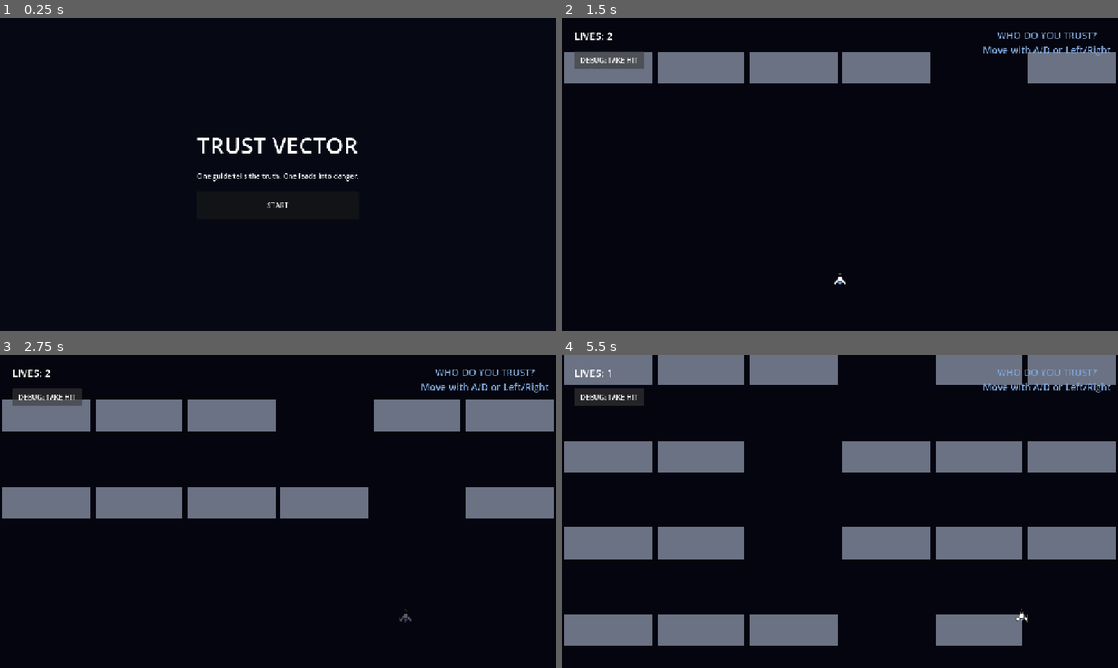
Above: before the commit, frames 1-4 (two rows, left to right).
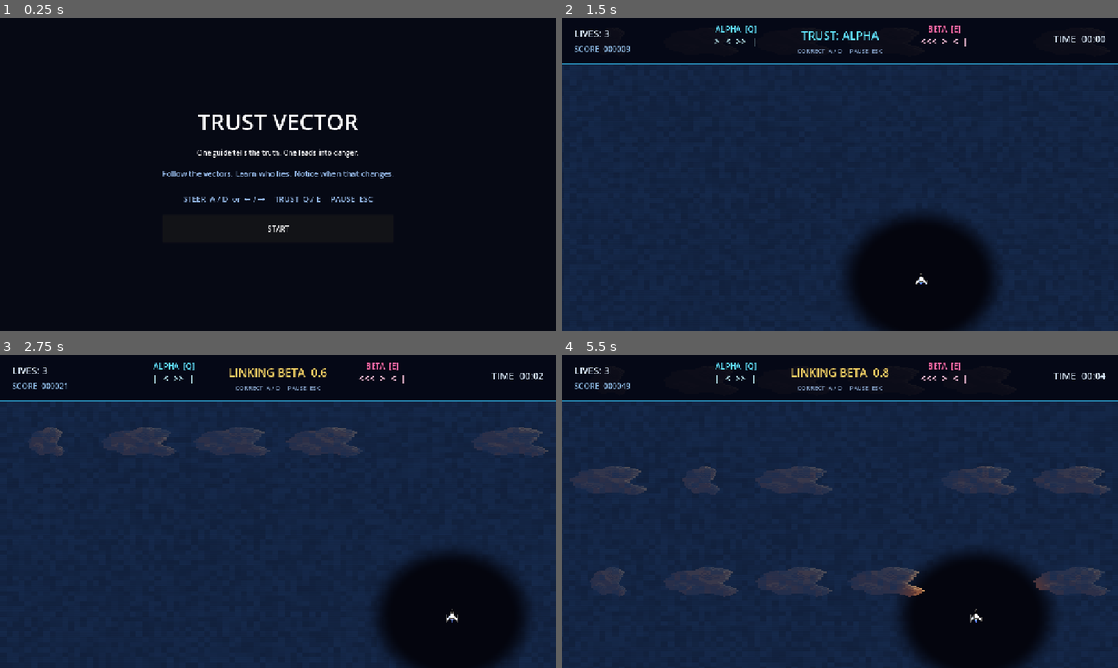
Above: after the commit, the same moments.

Repository: SkylaneGames/brackeys-2026-2
Game: Godot game, scene res://scenes/ui/title_screen.tscn
The game is run twice, just before and just after one commit, with the same random seed, the same clock (stepped at 60 frames per second) and the same inputs.
Inputs (mouse positions are in pixels of both pictures, inside the frame that each line leads up to):
- Up to frame 1 (0.25 s): no input
- Up to frame 2 (1.5 s): click "START" at 0.5 s; click (612, 58) at 1.25 s, where only the run before the commit has a clickable "DEBUG: TAKE HIT"
- Up to frame 3 (2.75 s): hold D (move_right) from 2.03 s (still down); hold Q (trust_alpha, bound only after the commit) from 2.03 s (still down); tap E (trust_beta, bound only after the commit) at 2.3 s
- Up to frame 4 (5.5 s): release D (move_right) at 2.78 s; release Q (trust_alpha, bound only after the commit) at 2.78 s; hold A (move_left) 2.78-3.53 s; tap E (trust_beta, bound only after the commit) at 2.85, 3.8, 4.35, 5.3 s; tap Q (trust_alpha, bound only after the commit) at 3.05, 4.55 s; hold Q (trust_alpha, bound only after the commit) 3.53-4.28 s; hold D (move_right) 3.53-5.03 s; hold A (move_left) from 5.03 s (still down); hold Q (trust_alpha, bound only after the commit) from 5.03 s (still down)

The runs differ from the first frame. In frame 1, 2.3% of the frame differs, in the area x 29-71%, y 30-69%; in frame 2, 82%; in frame 3, 80%; in frame 4, 88%, in the area x 0-100%, y 0-100%.

Commit message:
git commit -m "First increment towards 'trusting' AI"

Diff:
--- a/src/project.godot
+++ b/src/project.godot
@@ -46,6 +46,16 @@
 "events": [Object(InputEventKey,"resource_local_to_scene":false,"resource_name":"","device":16,"window_id":0,"alt_press …(195 unchanged characters)…
 ]
 }
+trust_alpha={
+"deadzone": 0.5,
+"events": [Object(InputEventKey,"resource_local_to_scene":false,"resource_name":"","device":16,"window_id":0,"alt_pressed":false,"shift_pressed":false,"ctrl_pressed":false,"meta_pressed":false,"pressed":false,"keycode":0,"physical_keycode":81,"key_label":0,"unicode":113,"location":0,"echo":false,"script":null)
+]
+}
+trust_beta={
+"deadzone": 0.5,
+"events": [Object(InputEventKey,"resource_local_to_scene":false,"resource_name":"","device":16,"window_id":0,"alt_pressed":false,"shift_pressed":false,"ctrl_pressed":false,"meta_pressed":false,"pressed":false,"keycode":0,"physical_keycode":69,"key_label":0,"unicode":101,"location":0,"echo":false,"script":null)
+]
+}
 
 [physics]
 
--- a/src/scenes/asteroids/asteroid.tscn
+++ b/src/scenes/asteroids/asteroid.tscn
@@ -1,6 +1,7 @@
-[gd_scene format=3 uid="uid://co1ifmdmpkc6m"]
+[gd_scene load_steps=4 format=3 uid="uid://co1ifmdmpkc6m"]
 
 [ext_resource type="Script" uid="uid://rt4s3nyucclk" path="res://scripts/asteroids/asteroid.gd" id="1_asteroid"]
+[ext_resource type="Texture2D" uid="uid://bv1mc18j27d7b" path="res://assets/sprites/asteroid_1.png" id="2_texture"]
 
 [sub_resource type="RectangleShape2D" id="RectangleShape2D_asteroid"]
 size = Vector2(112, 72)
@@ -10,9 +11,9 @@
 input_pickable = false
 script = ExtResource("1_asteroid")
 
-[node name="Box" type="Polygon2D" parent="." unique_id=185559610]
-color = Color(0.42, 0.45, 0.52, 1)
-polygon = PackedVector2Array(-56, -36, 56, -36, 56, 36, -56, 36)
+[node name="Sprite2D" type="Sprite2D" parent="."]
+scale = Vector2(3.5, 2.25)
+texture = ExtResource("2_texture")
 
 [node name="CollisionShape2D" type="CollisionShape2D" parent="." unique_id=908428376]
 shape = SubResource("RectangleShape2D_asteroid")
--- a/src/scenes/levels/asteroid_level.tscn
+++ b/src/scenes/levels/asteroid_level.tscn
@@ -3,11 +3,17 @@
 [ext_resource type="Script" uid="uid://xnnmojxqbril" path="res://scripts/levels/asteroid_level.gd" id="1"]
 [ext_resource type="PackedScene" uid="uid://4tafg0sl2ysx" path="res://scenes/player/player.tscn" id="2"]
 [ext_resource type="PackedScene" uid="uid://co1ifmdmpkc6m" path="res://scenes/asteroids/asteroid.tscn" id="3"]
+[ext_resource type="Shader" path="res://shaders/sensor_fog.gdshader" id="4_fog"]
+
+[sub_resource type="ShaderMaterial" id="ShaderMaterial_fog"]
+shader = ExtResource("4_fog")
 
 [node name="AsteroidLevel" type="Node2D" unique_id=2096419723]
 script = ExtResource("1")
 asteroid_scene = ExtResource("3")
-row_spacing = 200.0
+asteroid_fall_speed = 115.0
+row_spacing = 230.0
+maximum_fall_speed = 220.0
 player_scene = ExtResource("2")
 
 [node name="Background" type="ColorRect" parent="." unique_id=713196841]
@@ -25,34 +31,125 @@
 [node name="AsteroidSpawnTimer" type="Timer" parent="." unique_id=1113731076]
 unique_name_in_owner = true
 
-[node name="Placeholder" type="Label" parent="." unique_id=2041245781]
-offset_left = 963.0
-offset_top = 24.0
-offset_right = 1270.0
-offset_bottom = 94.0
-theme_override_colors/font_color = Color(0.5, 0.65, 0.85, 1)
-theme_override_font_sizes/font_size = 22
-text = "WHO DO YOU TRUST?
-Move with A/D or Left/Right"
-horizontal_alignment = 1
+[node name="FogLayer" type="CanvasLayer" parent="."]
+layer = 1
+
+[node name="FogField" type="ColorRect" parent="FogLayer"]
+unique_name_in_owner = true
+material = SubResource("ShaderMaterial_fog")
+offset_right = 1280.0
+offset_top = 108.0
+offset_bottom = 720.0
+mouse_filter = 2
 
 [node name="HUD" type="CanvasLayer" parent="." unique_id=1844752192]
+layer = 2
+
+[node name="TopShade" type="ColorRect" parent="HUD"]
+offset_right = 1280.0
+offset_bottom = 108.0
+mouse_filter = 2
+color = Color(0.02, 0.035, 0.09, 0.94)
+
+[node name="Divider" type="ColorRect" parent="HUD"]
+offset_top = 104.0
+offset_right = 1280.0
+offset_bottom = 108.0
+mouse_filter = 2
+color = Color(0.2, 0.7, 0.9, 0.75)
 
 [node name="LivesLabel" type="Label" parent="HUD" unique_id=482107304]
 unique_name_in_owner = true
 offset_left = 28.0
-offset_top = 24.0
-offset_right = 200.0
-offset_bottom = 64.0
-theme_override_font_sizes/font_size = 24
+offset_top = 20.0
+offset_right = 218.0
+offset_bottom = 55.0
+theme_override_colors/font_color = Color(0.88, 0.94, 1, 1)
+theme_override_font_sizes/font_size = 22
 text = "LIVES: 3"
 
-[node name="DebugHit" type="Button" parent="HUD" unique_id=1919477177]
+[node name="ScoreLabel" type="Label" parent="HUD"]
+unique_name_in_owner = true
 offset_left = 28.0
-offset_top = 76.0
-offset_right = 190.0
-offset_bottom = 118.0
-text = "DEBUG: TAKE HIT"
+offset_top = 58.0
+offset_right = 230.0
+offset_bottom = 88.0
+theme_override_colors/font_color = Color(0.55, 0.72, 0.88, 1)
+theme_override_font_sizes/font_size = 18
+text = "SCORE  000000"
+
+[node name="AlphaTitle" type="Label" parent="HUD"]
+offset_left = 300.0
+offset_top = 12.0
+offset_right = 500.0
+offset_bottom = 42.0
+theme_override_colors/font_color = Color(0.39, 0.9, 1, 1)
+theme_override_font_sizes/font_size = 18
+text = "ALPHA  [Q]"
+horizontal_alignment = 1
+
+[node name="AlphaAdvice" type="Label" parent="HUD"]
+unique_name_in_owner = true
+offset_left = 300.0
+offset_top = 38.0
+offset_right = 500.0
+offset_bottom = 90.0
+theme_override_colors/font_color = Color(0.78, 0.97, 1, 1)
+theme_override_font_sizes/font_size = 22
+text = "|"
+horizontal_alignment = 1
+
+[node name="TrustLabel" type="Label" parent="HUD"]
+unique_name_in_owner = true
+offset_left = 500.0
+offset_top = 22.0
+offset_right = 780.0
+offset_bottom = 62.0
+theme_override_font_sizes/font_size = 26
+text = "TRUST: ALPHA"
+horizontal_alignment = 1
+
+[node name="Controls" type="Label" parent="HUD"]
+offset_left = 500.0
+offset_top = 66.0
+offset_right = 780.0
+offset_bottom = 91.0
+theme_override_colors/font_color = Color(0.48, 0.58, 0.72, 1)
+theme_override_font_sizes/font_size = 14
+text = "CORRECT  A / D     PAUSE  ESC"
+horizontal_alignment = 1
+
+[node name="BetaTitle" type="Label" parent="HUD"]
+offset_left = 780.0
+offset_top = 12.0
+offset_right = 980.0
+offset_bottom = 42.0
+theme_override_colors/font_color = Color(1, 0.42, 0.66, 1)
+theme_override_font_sizes/font_size = 18
+text = "BETA  [E]"
+horizontal_alignment = 1
+
+[node name="BetaAdvice" type="Label" parent="HUD"]
+unique_name_in_owner = true
+offset_left = 780.0
+offset_top = 38.0
+offset_right = 980.0
+offset_bottom = 90.0
+theme_override_colors/font_color = Color(1, 0.78, 0.88, 1)
+theme_override_font_sizes/font_size = 22
+text = "|"
+horizontal_alignment = 1
+
+[node name="TimeLabel" type="Label" parent="HUD"]
+unique_name_in_owner = true
+offset_left = 1040.0
+offset_top = 32.0
+offset_right = 1252.0
+offset_bottom = 72.0
+theme_override_colors/font_color = Color(0.88, 0.94, 1, 1)
+theme_override_font_sizes/font_size = 22
+text = "TIME  00:00"
+horizontal_alignment = 2
 
 [node name="PauseMenu" type="Control" parent="HUD" unique_id=1460851952]
 unique_name_in_owner = true
@@ -107,7 +204,6 @@
 layout_mode = 2
 text = "EXIT TO TITLE"
 
-[connection signal="pressed" from="HUD/DebugHit" to="." method="_on_debug_hit_pressed"]
 [connection signal="pressed" from="HUD/PauseMenu/Center/Menu/Resume" to="." method="_on_resume_pressed"]
 [connection signal="pressed" from="HUD/PauseMenu/Center/Menu/Restart" to="." method="_on_restart_pressed"]
 [connection signal="pressed" from="HUD/PauseMenu/Center/Menu/Exit" to="." method="_on_exit_pressed"]
--- a/src/scenes/player/player.tscn
+++ b/src/scenes/player/player.tscn
@@ -38,8 +38,6 @@
 
 [node name="Player" type="CharacterBody2D" unique_id=249397979]
 script = ExtResource("1")
-starting_lives = null
-move_speed = null
 
 [node name="CollisionShape2D" type="CollisionShape2D" parent="." unique_id=1342632573]
 shape = SubResource("CapsuleShape2D_player")
--- a/src/scenes/ui/game_over_screen.tscn
+++ b/src/scenes/ui/game_over_screen.tscn
@@ -38,6 +38,15 @@
 text = "RUN OVER"
 horizontal_alignment = 1
 
+[node name="ResultLabel" type="Label" parent="Center/Menu"]
+unique_name_in_owner = true
+layout_mode = 2
+theme_override_colors/font_color = Color(0.65, 0.85, 1, 1)
+theme_override_font_sizes/font_size = 24
+text = "SCORE  000000
+TIME  00:00"
+horizontal_alignment = 1
+
 [node name="Retry" type="Button" parent="Center/Menu"]
 custom_minimum_size = Vector2(300, 56)
 layout_mode = 2
--- a/src/scenes/ui/title_screen.tscn
+++ b/src/scenes/ui/title_screen.tscn
@@ -43,6 +43,13 @@
 text = "One guide tells the truth. One leads into danger."
 horizontal_alignment = 1
 
+[node name="Instructions" type="Label" parent="Center/Menu"]
+layout_mode = 2
+theme_override_colors/font_color = Color(0.58, 0.72, 0.9, 1)
+theme_override_font_sizes/font_size = 18
+text = "Follow the vectors. Learn who lies. Notice when that changes.\n\nSTEER  A / D  or  ← / →     TRUST  Q / E     PAUSE  ESC"
+horizontal_alignment = 1
+
 [node name="Start" type="Button" parent="Center/Menu" unique_id=1582538199]
 custom_minimum_size = Vector2(320, 64)
 layout_mode = 2
--- a/src/scripts/asteroids/asteroid.gd
+++ b/src/scripts/asteroids/asteroid.gd
@@ -3,6 +3,10 @@
 
 @export var fall_speed := 180.0
 @export var despawn_y := 780.0
+
+
+func set_fall_speed(value: float) -> void:
+	fall_speed = value
 
 
 func _ready() -> void:
--- a/src/scripts/core/game_manager.gd
+++ b/src/scripts/core/game_manager.gd
@@ -12,6 +12,8 @@
 var state: GameState = GameState.TITLE
 var current_level_index := 0
 var last_failure_reason := FailureReason.PLAYER_DIED
+var final_score := 0
+var final_time := 0.0
 
 
 func _ready() -> void:
@@ -26,6 +28,8 @@
 
 func start_run() -> void:
 	current_level_index = 0
+	final_score = 0
+	final_time = 0.0
 	get_tree().paused = false
 	_set_state(GameState.PLAYING)
 	_change_scene(LEVEL_SCENES[current_level_index])
@@ -39,6 +43,7 @@
 	level.completed.connect(_on_level_completed)
 	level.failed.connect(_on_level_failed)
 	level.player_died.connect(_on_player_died)
+	level.run_result_changed.connect(_on_run_result_changed)
 
 
 func set_paused(paused: bool) -> void:
@@ -73,6 +78,11 @@
 	_show_game_over()
 
 
+func _on_run_result_changed(score: int, elapsed_time: float) -> void:
+	final_score = score
+	final_time = elapsed_time
+
+
 func _show_game_over() -> void:
 	get_tree().paused = false
 	_set_state(GameState.GAME_OVER)
--- a/src/scripts/core/level.gd
+++ b/src/scripts/core/level.gd
@@ -6,6 +6,7 @@
 signal completed
 signal failed(reason: FailureReason)
 signal player_died
+signal run_result_changed(score: int, elapsed_time: float)
 
 @export var player_scene: PackedScene
 @onready var player_spawn: Marker2D = %PlayerSpawn
--- a/src/scripts/levels/asteroid_level.gd
+++ b/src/scripts/levels/asteroid_level.gd
@@ -1,18 +1,48 @@
 extends Level
 
-const LANE_OFFSETS: Array[int] = [-1, 0, 1]
+const HAPPY_PATH_OFFSETS: Array[int] = [-2, -1, 0, 1, 2]
+const RISKY_PATH_OFFSETS: Array[int] = [-1, 0, 1]
+const ADVICE_ARROWS: Array[String] = ["<<<", "<<", "<", "|", ">", ">>", ">>>"]
 
 @export var asteroid_scene: PackedScene
 @export_range(5, 7) var lane_count := 6
-@export_range(1.0, 1000.0) var asteroid_fall_speed := 180.0
+@export_range(1.0, 1000.0) var asteroid_fall_speed := 115.0
 @export_range(80.0, 400.0) var row_spacing := 150.0
+@export_range(3, 6) var rows_per_sector := 4
+@export_range(0.1, 3.0) var trust_handover_delay := 1.0
+@export_range(0.0, 1.0) var benign_lie_chance := 0.3
+@export var role_swap_interval := 15.0
+@export var minimum_role_swap_interval := 8.0
+@export var maximum_fall_speed := 220.0
 
 @onready var lives_label: Label = %LivesLabel
 @onready var pause_menu: Control = %PauseMenu
 @onready var spawn_timer: Timer = %AsteroidSpawnTimer
 @onready var asteroids: Node2D = $Asteroids
+@onready var alpha_advice: Label = %AlphaAdvice
+@onready var beta_advice: Label = %BetaAdvice
+@onready var trust_label: Label = %TrustLabel
+@onready var score_label: Label = %ScoreLabel
+@onready var time_label: Label = %TimeLabel
+@onready var fog_field: ColorRect = %FogField
 
 var safe_lane := 0
+var alpha_is_honest := true
+var trusts_alpha := true
+var pending_trusts_alpha := true
+var trust_handover_left := 0.0
+var elapsed_time := 0.0
+var score := 0
+var role_swap_left := 0.0
+var current_fall_speed := 0.0
+
+var alpha_plan: Array[int] = []
+var beta_plan: Array[int] = []
+var happy_plan: Array[int] = []
+var risky_plan: Array[int] = []
+var liar_route_is_clear: Array[bool] = []
+var active_rows: Array[Dictionary] = []
+var sector_row_index := 0
 
 
 func _ready() -> void:
@@ -21,27 +51,228 @@
 	_on_lives_changed(player.lives)
 	GameManager.state_changed.connect(_on_game_state_changed)
 	safe_lane = floori(lane_count / 2.0)
-	spawn_timer.wait_time = row_spacing / asteroid_fall_speed
+	current_fall_speed = asteroid_fall_speed
+	role_swap_left = _next_role_swap_interval()
+	_generate_sector()
+	spawn_timer.wait_time = row_spacing / current_fall_speed
 	spawn_timer.timeout.connect(_spawn_asteroid_row)
 	spawn_timer.start()
 	_spawn_asteroid_row()
+	_update_trust_display()
+
+
+func _process(delta: float) -> void:
+	elapsed_time += delta
+	score = floori(elapsed_time * 10.0)
+	_update_active_rows(delta)
+	role_swap_left -= delta
+	if role_swap_left <= 0.0:
+		alpha_is_honest = not alpha_is_honest
+		role_swap_left = _next_role_swap_interval()
+	_update_trust_handover(delta)
+	_update_difficulty()
+	_update_hud()
+	run_result_changed.emit(score, elapsed_time)
+
+
+func _update_active_rows(delta: float) -> void:
+	for row in active_rows:
+		row["y"] = float(row["y"]) + current_fall_speed * delta
+	while not active_rows.is_empty() and float(active_rows[0]["y"]) > player.global_position.y + 70.0:
+		active_rows.pop_front()
+
+
+func _unhandled_input(event: InputEvent) -> void:
+	if event.is_action_pressed("trust_alpha"):
+		_request_trust_change(true)
+		get_viewport().set_input_as_handled()
+	elif event.is_action_pressed("trust_beta"):
+		_request_trust_change(false)
+		get_viewport().set_input_as_handled()
+
+
+func _request_trust_change(next_trusts_alpha: bool) -> void:
+	if next_trusts_alpha == trusts_alpha:
+		pending_trusts_alpha = trusts_alpha
+		trust_handover_left = 0.0
+	else:
+		pending_trusts_alpha = next_trusts_alpha
+		trust_handover_left = trust_handover_delay
+	_update_trust_display()
+
+
+func _update_trust_handover(delta: float) -> void:
+	if trust_handover_left <= 0.0:
+		return
+	trust_handover_left = maxf(trust_handover_left - delta, 0.0)
+	if trust_handover_left == 0.0:
+		trusts_alpha = pending_trusts_alpha
+		_update_trust_display()
+
+
+func _generate_sector() -> void:
+	alpha_plan.clear()
+	beta_plan.clear()
+	happy_plan.clear()
+	risky_plan.clear()
+	liar_route_is_clear.clear()
+	sector_row_index = 0
+	var happy_lane := safe_lane
+	var risky_lane := _choose_distinct_lane(happy_lane)
+	for row in rows_per_sector:
+		var previous_happy_lane := happy_lane
+		happy_lane = clampi(happy_lane + HAPPY_PATH_OFFSETS.pick_random(), 0, lane_count - 1)
+		# Clamping at an edge may reduce the move, but can never increase it beyond
+		# two lanes. Keep the assertion close to generation so this guarantee cannot
+		# silently regress as procedural variation is added.
+		assert(absi(happy_lane - previous_happy_lane) <= 2)
+		risky_lane = clampi(risky_lane + RISKY_PATH_OFFSETS.pick_random(), 0, lane_count - 1)
+		if risky_lane == happy_lane:
+			risky_lane = _choose_distinct_lane(happy_lane)
+		happy_plan.append(happy_lane)
+		risky_plan.append(risky_lane)
+		liar_route_is_clear.append(randf() < benign_lie_chance)
+	safe_lane = happy_plan[happy_plan.size() - 1]
+	if alpha_is_honest:
+		alpha_plan.assign(happy_plan)
+		beta_plan.assign(risky_plan)
+	else:
+		alpha_plan.assign(risky_plan)
+		beta_plan.assign(happy_plan)
+	_update_advice()
+
+
+func _choose_distinct_lane(excluded_lane: int) -> int:
+	var options: Array[int] = []
+	for lane in lane_count:
+		if lane != excluded_lane:
+			options.append(lane)
+	return options.pick_random()
 
 
 func _spawn_asteroid_row() -> void:
 	if asteroid_scene == null:
 		push_error("Asteroid Level requires an asteroid scene.")
 		return
-	var lane_offset: int = LANE_OFFSETS.pick_random()
-	safe_lane = clampi(safe_lane + lane_offset, 0, lane_count - 1)
+	if sector_row_index >= rows_per_sector:
+		_generate_sector()
+	# These routes are fixed when the sector is generated. A role swap may change
+	# which AI receives the happy plan next sector, but cannot mutate rows already
+	# promised to the player.
+	var honest_lane := happy_plan[sector_row_index]
+	var liar_lane := risky_plan[sector_row_index]
 	var lane_width := 1280.0 / lane_count
 	for lane in lane_count:
-		if lane == safe_lane:
+		if lane == honest_lane:
+			continue
+		if lane == liar_lane and liar_route_is_clear[sector_row_index]:
 			continue
 		var asteroid := asteroid_scene.instantiate() as Asteroid
 		asteroid.position = Vector2((lane + 0.5) * lane_width, -50.0)
-		asteroid.scale.x = (lane_width - 12.0) / 112.0
-		asteroid.fall_speed = asteroid_fall_speed
+		var width_scale := (lane_width - 12.0) / 112.0
+		if lane == liar_lane:
+			width_scale *= 0.48
+		asteroid.scale.x = width_scale
+		asteroid.fall_speed = current_fall_speed
 		asteroids.add_child(asteroid)
+	active_rows.append({
+		"alpha_lane": alpha_plan[sector_row_index],
+		"beta_lane": beta_plan[sector_row_index],
+		"y": -50.0,
+	})
+	sector_row_index += 1
+	_update_advice()
+
+
+func _update_advice() -> void:
+	if player == null or alpha_plan.is_empty():
+		return
+	alpha_advice.text = _plan_text(_upcoming_lanes(true))
+	beta_advice.text = _plan_text(_upcoming_lanes(false))
+	_update_guidance_and_fog()
+
+
+func _upcoming_lanes(for_alpha: bool) -> Array[int]:
+	var lanes: Array[int] = []
+	for row in active_rows:
+		if lanes.size() >= rows_per_sector:
+			break
+		lanes.append(int(row["alpha_lane"] if for_alpha else row["beta_lane"]))
+	for index in range(sector_row_index, rows_per_sector):
+		if lanes.size() >= rows_per_sector:
+			break
+		lanes.append(alpha_plan[index] if for_alpha else beta_plan[index])
+	return lanes
+
+
+func _plan_text(plan: Array[int]) -> String:
+	var player_lane := clampi(floori(player.global_position.x / (1280.0 / lane_count)), 0, lane_count - 1)
+	var previous_lane := player_lane
+	var vectors: PackedStringArray = []
+	for lane in plan:
+		vectors.append(_direction_text(lane - previous_lane))
+		previous_lane = lane
+	return "  ".join(vectors)
+
+
+func _direction_text(offset: int) -> String:
+	return ADVICE_ARROWS[clampi(offset + 3, 0, ADVICE_ARROWS.size() - 1)]
+
+
+func _update_guidance_and_fog() -> void:
+	if alpha_plan.is_empty():
+		return
+	var active_plan := _upcoming_lanes(trusts_alpha)
+	if active_plan.is_empty():
+		return
+	var lane_width := 1280.0 / lane_count
+	player.set_navigation_target_x((active_plan[0] + 0.5) * lane_width)
+	var fog_material := fog_field.material as ShaderMaterial
+	if fog_material == null:
+		return
+	var fog_height := 720.0 - 108.0
+	var ship_uv := Vector2(
+		player.global_position.x / 1280.0,
+		clampf((player.global_position.y - 108.0) / fog_height, 0.0, 1.0)
+	)
+	fog_material.set_shader_parameter("ship_uv", ship_uv)
+	var trust_tint := Color("172c50") if trusts_alpha else Color("421b36")
+	fog_material.set_shader_parameter("fog_color", Color(trust_tint, 0.94))
+
+
+func _next_role_swap_interval() -> float:
+	var upper_bound := maxf(minimum_role_swap_interval, role_swap_interval - elapsed_time * 0.06)
+	return randf_range(minimum_role_swap_interval, upper_bound)
+
+
+func _update_difficulty() -> void:
+	var next_speed := minf(maximum_fall_speed, asteroid_fall_speed + elapsed_time * 0.55)
+	if is_equal_approx(next_speed, current_fall_speed):
+		return
+	current_fall_speed = next_speed
+	spawn_timer.wait_time = row_spacing / current_fall_speed
+	for child in asteroids.get_children():
+		var asteroid := child as Asteroid
+		if asteroid != null:
+			asteroid.set_fall_speed(current_fall_speed)
+
+
+func _update_hud() -> void:
+	score_label.text = "SCORE  %06d" % score
+	time_label.text = "TIME  %02d:%02d" % [floori(elapsed_time) / 60, floori(elapsed_time) % 60]
+	_update_advice()
+	if trust_handover_left > 0.0:
+		_update_trust_display()
+
+
+func _update_trust_display() -> void:
+	if trust_handover_left > 0.0:
+		trust_label.text = "LINKING %s  %.1f" % ["ALPHA" if pending_trusts_alpha else "BETA", trust_handover_left]
+		trust_label.modulate = Color("f6d365")
+	else:
+		trust_label.text = "TRUST: %s" % ("ALPHA" if trusts_alpha else "BETA")
+		trust_label.modulate = Color("63e6ff") if trusts_alpha else Color("ff6aa9")
+	_update_guidance_and_fog()
 
 
 func _on_lives_changed(lives: int) -> void:
@@ -62,7 +293,3 @@
 
 func _on_exit_pressed() -> void:
 	GameManager.return_to_title()
-
-
-func _on_debug_hit_pressed() -> void:
-	player.take_hit()
--- a/src/scripts/player/player.gd
+++ b/src/scripts/player/player.gd
@@ -5,11 +5,15 @@
 signal died
 
 @export_range(1, 10) var starting_lives := 3
-@export var move_speed := 420.0
+@export var move_speed := 300.0
+@export_range(0.0, 1.0) var navigation_influence := 0.68
+@export_range(0.0, 1.0) var manual_correction_influence := 0.78
+@export var navigation_response_distance := 120.0
 @export var invulnerability_duration := 1.5
 
 var lives: int
 var invulnerability_left := 0.0
+var navigation_target_x := 640.0
 
 
 func _ready() -> void:
@@ -19,10 +23,25 @@
 
 func _physics_process(delta: float) -> void:
 	_update_invulnerability(delta)
-	var direction := Input.get_axis("move_left", "move_right")
+	var manual_direction := Input.get_axis("move_left", "move_right")
+	var navigation_direction := clampf(
+		(navigation_target_x - global_position.x) / navigation_response_distance,
+		-1.0,
+		1.0
+	)
+	var direction := clampf(
+		navigation_direction * navigation_influence
+			+ manual_direction * manual_correction_influence,
+		-1.0,
+		1.0
+	)
 	velocity = Vector2(direction * move_speed, 0.0)
 	move_and_slide()
 	global_position.x = clampf(global_position.x, 32.0, 1248.0)
+
+
+func set_navigation_target_x(target_x: float) -> void:
+	navigation_target_x = clampf(target_x, 32.0, 1248.0)
 
 
 func take_hit() -> void:
--- a/src/scripts/ui/game_over_screen.gd
+++ b/src/scripts/ui/game_over_screen.gd
@@ -1,4 +1,11 @@
 extends Control
+
+@onready var result_label: Label = %ResultLabel
+
+
+func _ready() -> void:
+	var seconds := floori(GameManager.final_time)
+	result_label.text = "SCORE  %06d\nTIME  %02d:%02d" % [GameManager.final_score, seconds / 60, seconds % 60]
 
 
 func _on_retry_pressed() -> void:
--- /dev/null
+++ b/src/shaders/sensor_fog.gdshader
@@ -0,0 +1,25 @@
+shader_type canvas_item;
+
+uniform vec2 ship_uv = vec2(0.5, 0.8);
+uniform vec4 fog_color : source_color = vec4(0.025, 0.055, 0.11, 0.92);
+uniform float reveal_radius = 0.19;
+uniform float edge_feather = 0.095;
+uniform float screen_aspect = 1.77778;
+
+float hash(vec2 point) {
+	return fract(sin(dot(point, vec2(127.1, 311.7))) * 43758.5453);
+}
+
+void fragment() {
+	vec2 offset = UV - ship_uv;
+	offset.x *= screen_aspect;
+	float distance_from_ship = length(offset);
+	float fog_mask = smoothstep(reveal_radius, reveal_radius + edge_feather, distance_from_ship);
+
+	vec2 noise_cell = floor(UV * vec2(90.0, 52.0) + TIME * vec2(1.8, -0.7));
+	float grain = hash(noise_cell);
+	float scan = 0.5 + 0.5 * sin(UV.y * 720.0 + TIME * 3.0);
+	float texture_alpha = mix(0.78, 1.0, grain) * mix(0.92, 1.0, scan);
+
+	COLOR = vec4(fog_color.rgb, fog_color.a * fog_mask * texture_alpha);
+}
Not shown, added: src/shaders/sensor_fog.gdshader.uid
